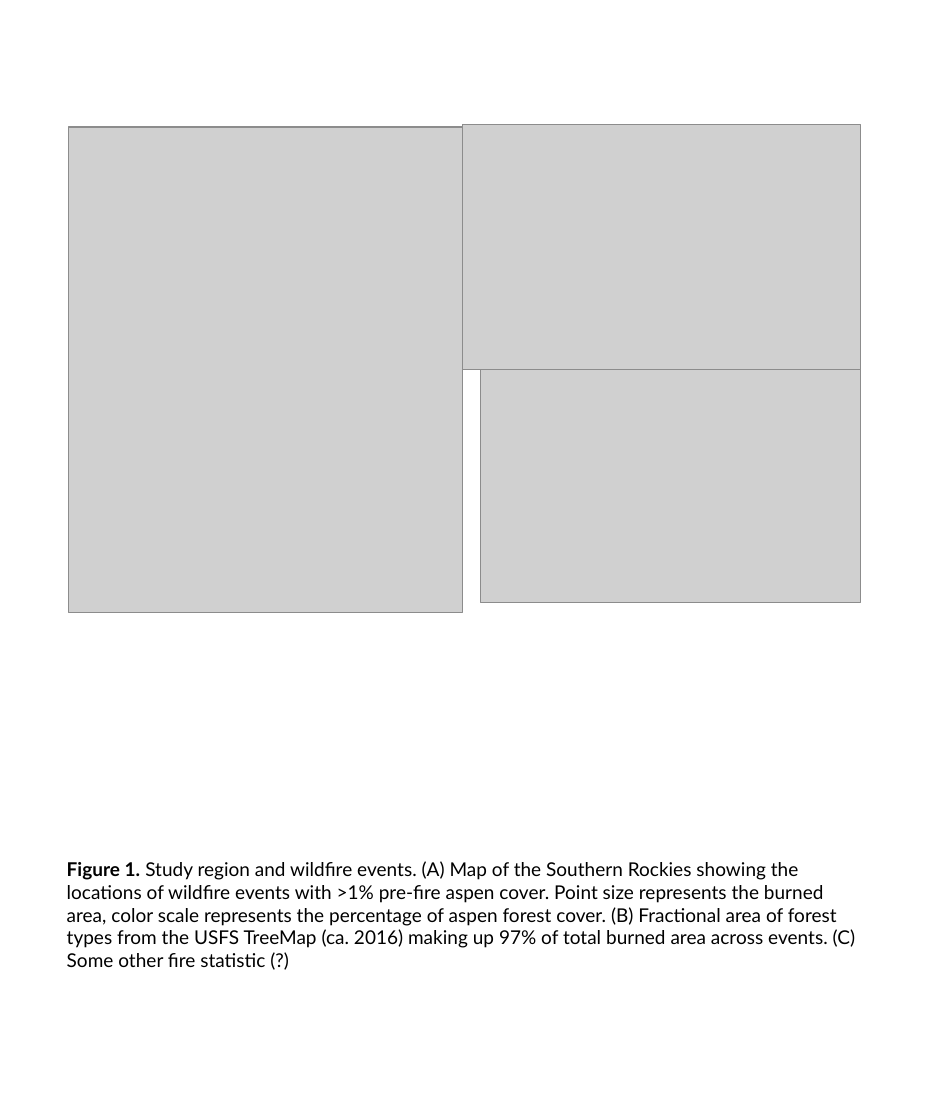
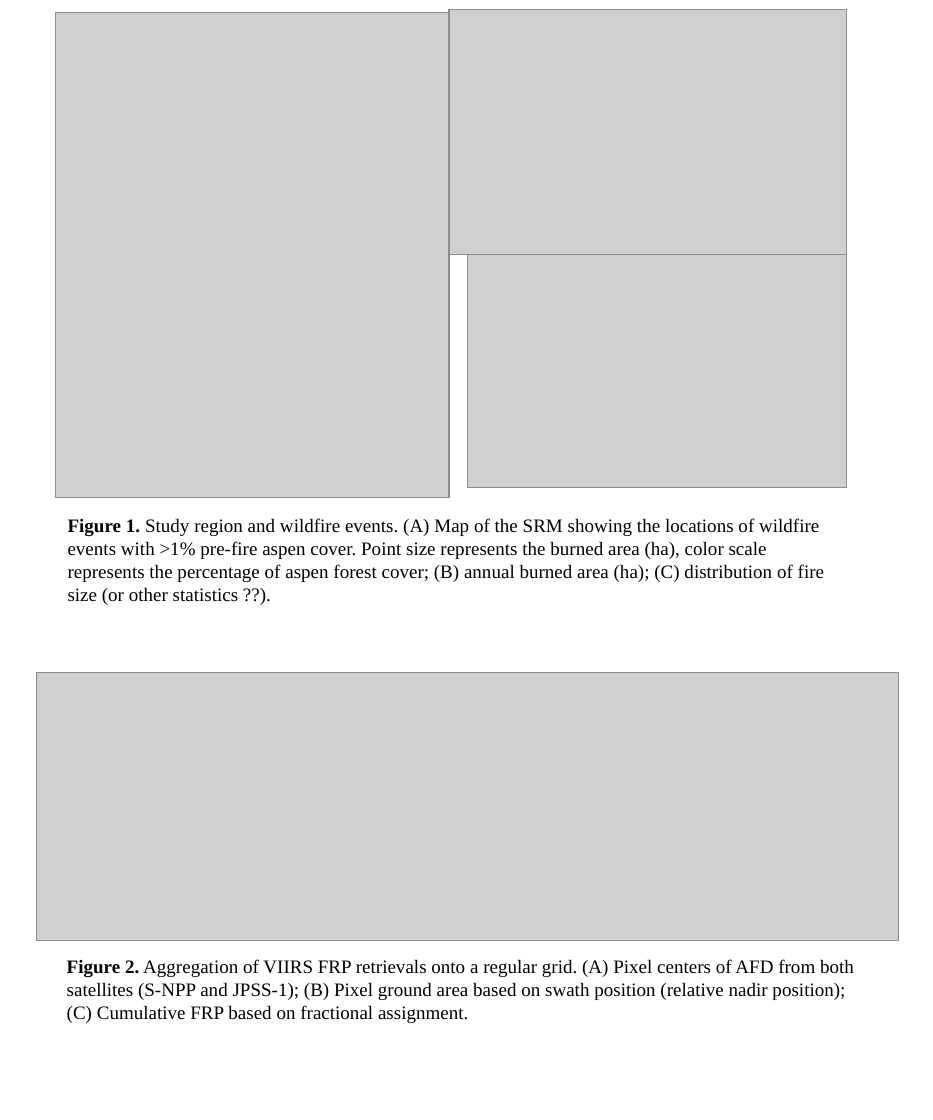
Before and after one commit to natshoff/aspen-fire-fork, a slide deck: slide 1 of Aim2/figures/figure_arrangement.pptx. Drawn at 933x1120 pixels with LibreOffice and Linux fonts; fonts in the diff are those of the drawing; grey boxes stand for pictures. Boxes give left, top, right and bottom in pixels: in the first picture for what was removed or moved away, otherwise in the second. Text is boxed around its words. In the diff, an @@ line names an element or a change of style, - is before the commit and + after.

Commit message:
Updates to figures, model for co-occurrence

```diff
--- a/Aim2/figures/figure_arrangement.pptx
+++ b/Aim2/figures/figure_arrangement.pptx
@@ picture: place and size @@
-picture at <box>68,127,463,612</box>
+picture at <box>56,12,450,498</box>
@@ picture: place and size @@
-picture at <box>463,124,861,369</box>
+picture at <box>449,10,847,255</box>
@@ picture: place and size @@
-picture at <box>481,369,861,602</box>
+picture at <box>468,255,847,488</box>
@@ text at <box>68,518,824,605</box>: text changed; font Lato to Times New Roman @@
-Figure 1. Study region and wildfire events. (A) Map of the Southern Rockies showing the locations of wildfire events with >1% pre-fire aspen cover. Point size represents the burned area, color scale represents the percentage of aspen forest cover. (B) Fractional area of forest types from the USFS TreeMap (ca. 2016) making up 97% of total burned area across events. (C) Some other fire statistic (?)
+Figure 1. Study region and wildfire events. (A) Map of the SRM showing the locations of wildfire events with >1% pre-fire aspen cover. Point size represents the burned area (ha), color scale represents the percentage of aspen forest cover; (B) annual burned area (ha); (C) distribution of fire size (or other statistics ??).
@@ picture added at <box>36,672,898,939</box> @@
@@ text added at <box>67,959,854,1023</box>, 11 pt, text #000000 @@
+Figure 2. Aggregation of VIIRS FRP retrievals onto a regular grid. (A) Pixel centers of AFD from both satellites (S-NPP and JPSS-1); (B) Pixel ground area based on swath position (relative nadir position); (C) Cumulative FRP based on fractional assignment.
```
Also in this commit, not shown: 3 slides added, 2 slides removed, 23 other files.
